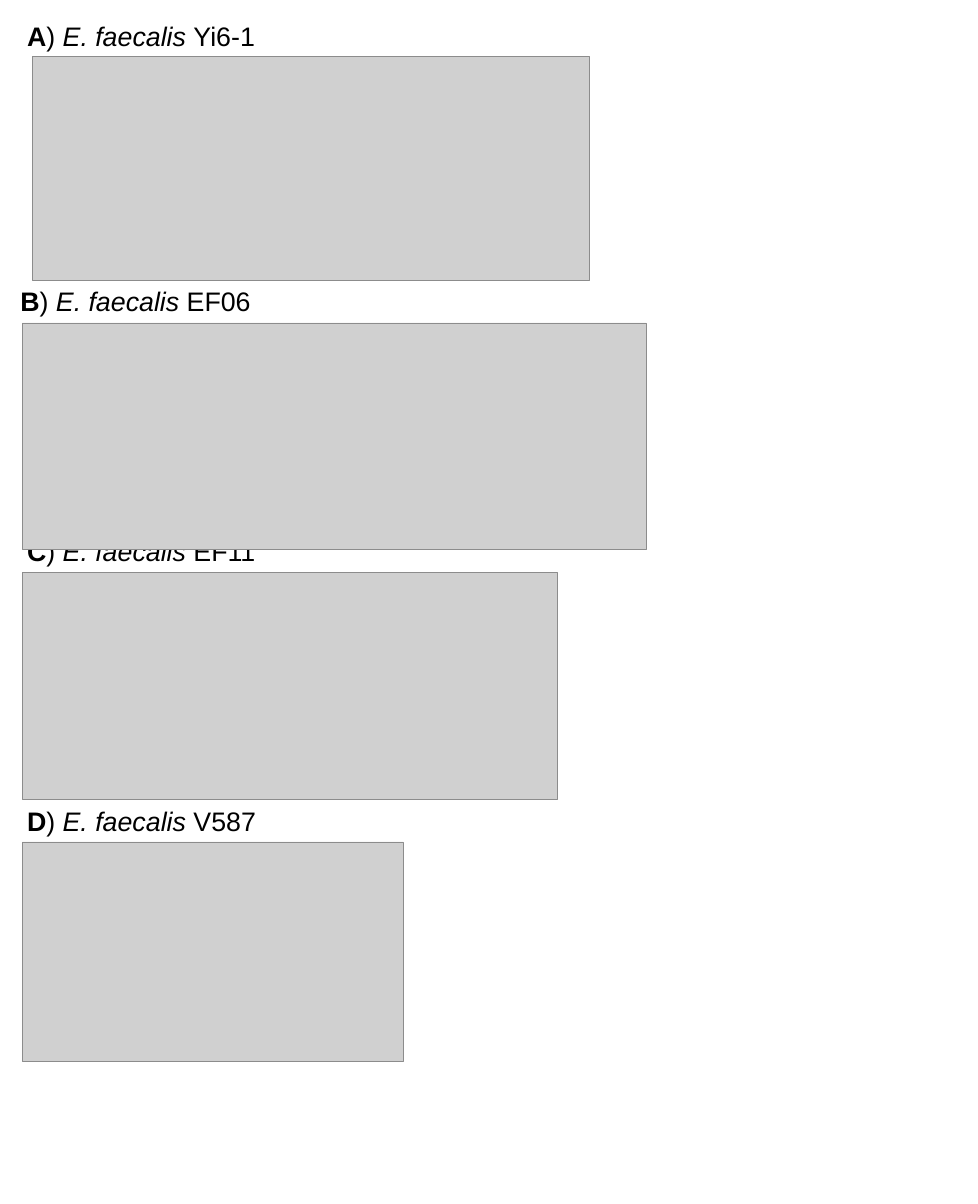
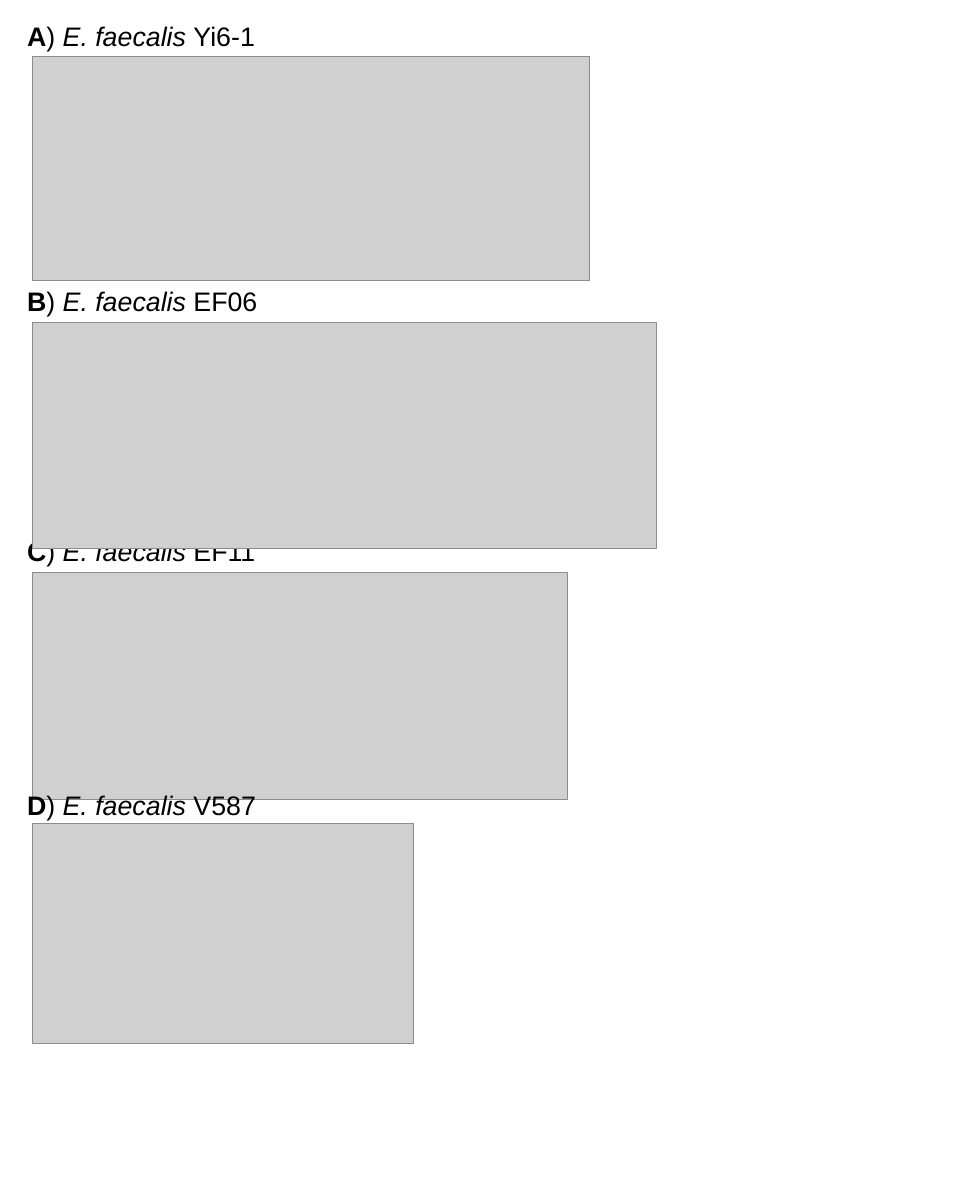
Before and after one commit to swandro/phage_cocktails, a slide deck: slide 4 of figures/Figures.pptx (slide 3 before the commit). Drawn at 978x1204 pixels with LibreOffice and Linux fonts; fonts in the diff are those of the drawing; grey boxes stand for pictures. Boxes give left, top, right and bottom in pixels: in the first picture for what was removed or moved away, otherwise in the second. Text is boxed around its words. In the diff, an @@ line names an element or a change of style, - is before the commit and + after.

```diff
--- a/figures/Figures.pptx
+++ b/figures/Figures.pptx
@@ text "B) E. faecalis EF06": place and size @@
-text "B) E. faecalis EF06" at <box>20,291,251,316</box>
+text "B) E. faecalis EF06" at <box>27,291,257,316</box>
@@ picture: place and size @@
-picture at <box>22,323,646,550</box>
+picture at <box>32,322,656,549</box>
@@ picture: place and size @@
-picture at <box>23,573,557,800</box>
+picture at <box>32,573,567,800</box>
@@ text "D) E. faecalis V587": place and size @@
-text "D) E. faecalis V587" at <box>27,811,255,836</box>
+text "D) E. faecalis V587" at <box>27,794,255,820</box>
@@ picture: place and size @@
-picture at <box>22,842,403,1062</box>
+picture at <box>32,824,413,1044</box>
```
Also in this commit, not shown: 1 other slide changed, 1 slide added, 7 other files.
